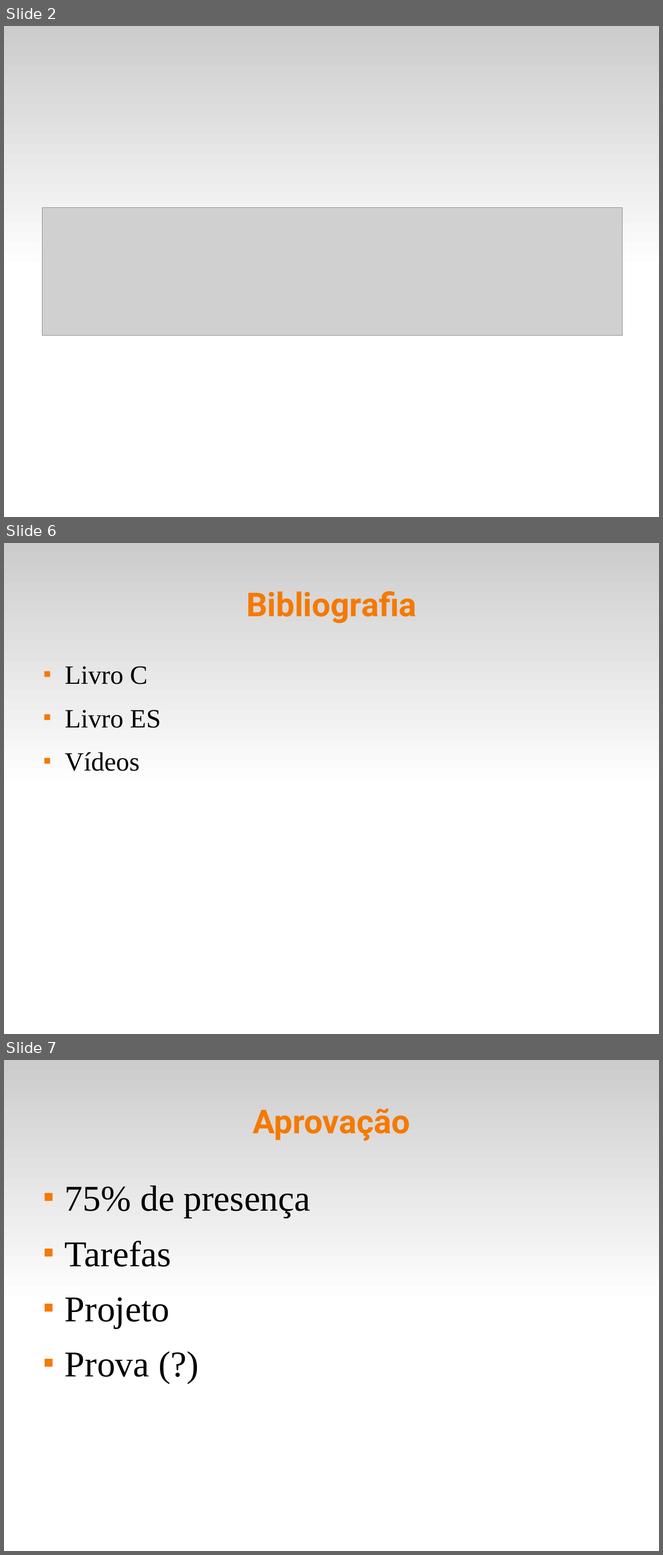
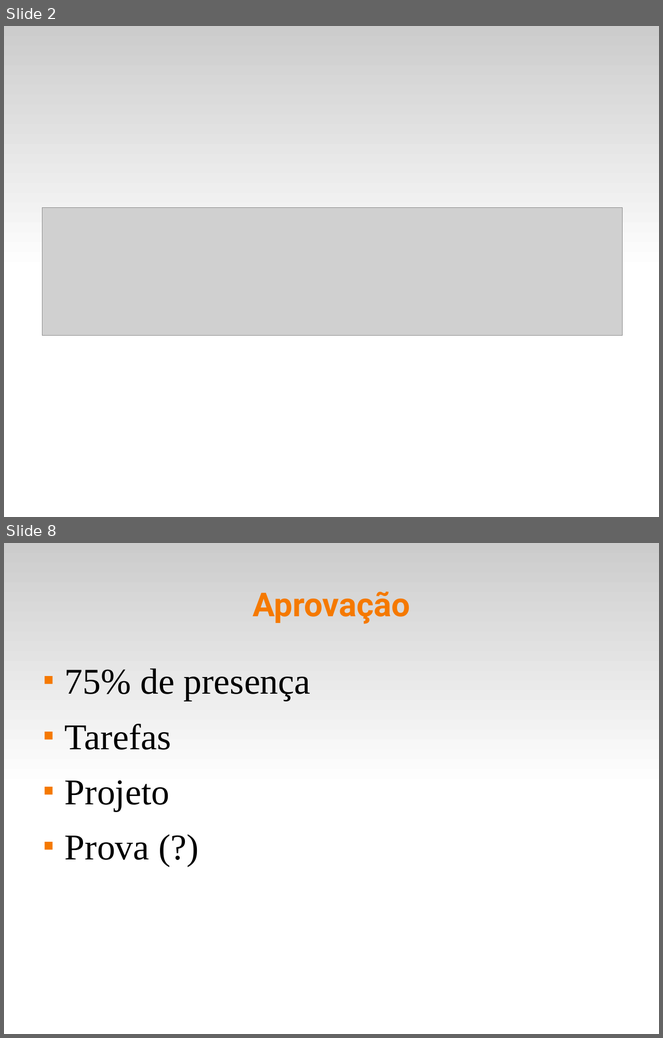
Before and after one commit to fsantanna-uerj/SE, a slide deck: Slides/se-00-intro.odp. Shown one above the other, each under a label of ours: slides 2, 6 and 7 before the commit, slides 2 and 8 after it; the slides between them are not shown. The pictures are 663x1555 and 663x1038 pixels, drawn with LibreOffice and Linux fonts; fonts in the diff are those of the drawing; grey boxes stand for pictures. Boxes give left, top, right and bottom in pixels: in the first picture for what was removed or moved away, otherwise in the second. Text is boxed around its words. In the diff, an @@ line names an element or a change of style, - is before the commit and + after.

```diff
--- a/Slides/se-00-intro.odp
+++ b/Slides/se-00-intro.odp
@@ slide 6 removed at (4, 543, 659, 1034), background #FFFFFF; not listed: 1 template element that a slide beside it also shows @@
@@ title removed at (246, 591, 416, 623) @@
-Bibliografia
@@ text removed at (65, 666, 161, 771) @@
-■ Livro C
-■ Livro ES
-■ Vídeos
@@ what was slide 7 is now slide 8 @@
```
Also in this commit, not shown: 6 slides changed, 2 slides added.
